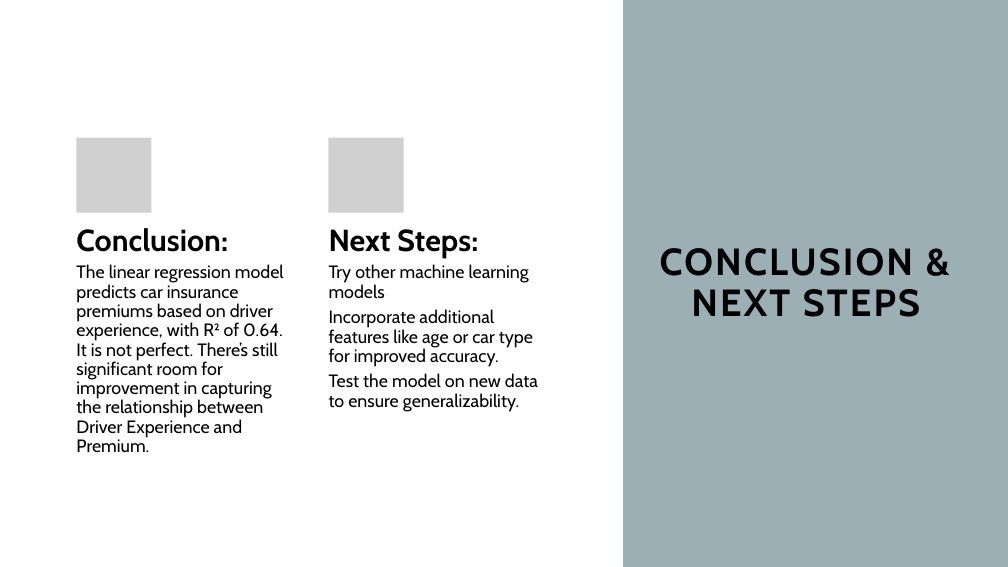
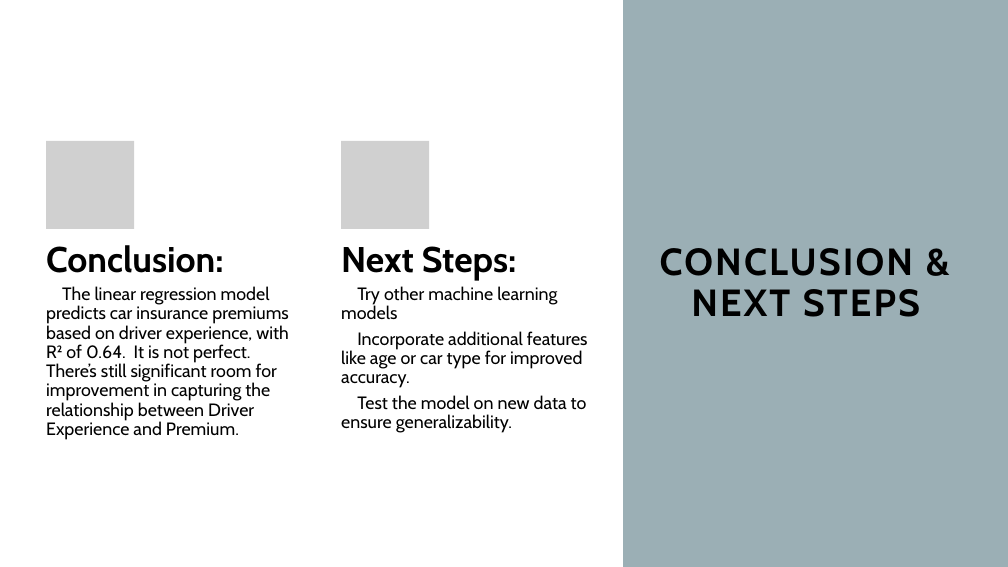
Before and after one commit to Yan1702/IOD17Feb, a slide deck: slide 12 of MiniProject1/MiniProject1_Presentation.pptx. Drawn at 1008x567 pixels with LibreOffice and Linux fonts; fonts in the diff are those of the drawing; grey boxes stand for pictures. Boxes give left, top, right and bottom in pixels: in the first picture for what was removed or moved away, otherwise in the second. Text is boxed around its words. In the diff, an @@ line names an element or a change of style, - is before the commit and + after.

```diff
--- a/MiniProject1/MiniProject1_Presentation.pptx
+++ b/MiniProject1/MiniProject1_Presentation.pptx
@@ picture added at [46,141,134,228] @@
@@ picture removed at [76,138,151,212] @@
@@ picture: place and size @@
-picture at [329,138,404,212]
+picture at [341,141,429,228]
@@ text "Conclusion:": place and size @@
-text "Conclusion:" at [76,228,228,252]
+text "Conclusion:" at [46,245,224,273]
@@ text "Conclusion:" at [46,245,224,273]: size 29 to 34 pt; more space between paragraphs @@
@@ text "Next Steps:" at [341,246,517,280]: size 29 to 34 pt; more space between paragraphs @@
@@ text "Next Steps:": place and size @@
-text "Next Steps:" at [329,229,478,258]
+text "Next Steps:" at [341,246,517,280]
@@ text "The linear regression model predicts ..." rewrapped from [76,264,284,438] to [46,286,289,440] @@
@@ text "Try other machine learning models" rewrapped from [329,264,538,412] to [341,286,588,433] @@
```
Also in this commit, not shown: 8 other slides changed, 1 other file.
